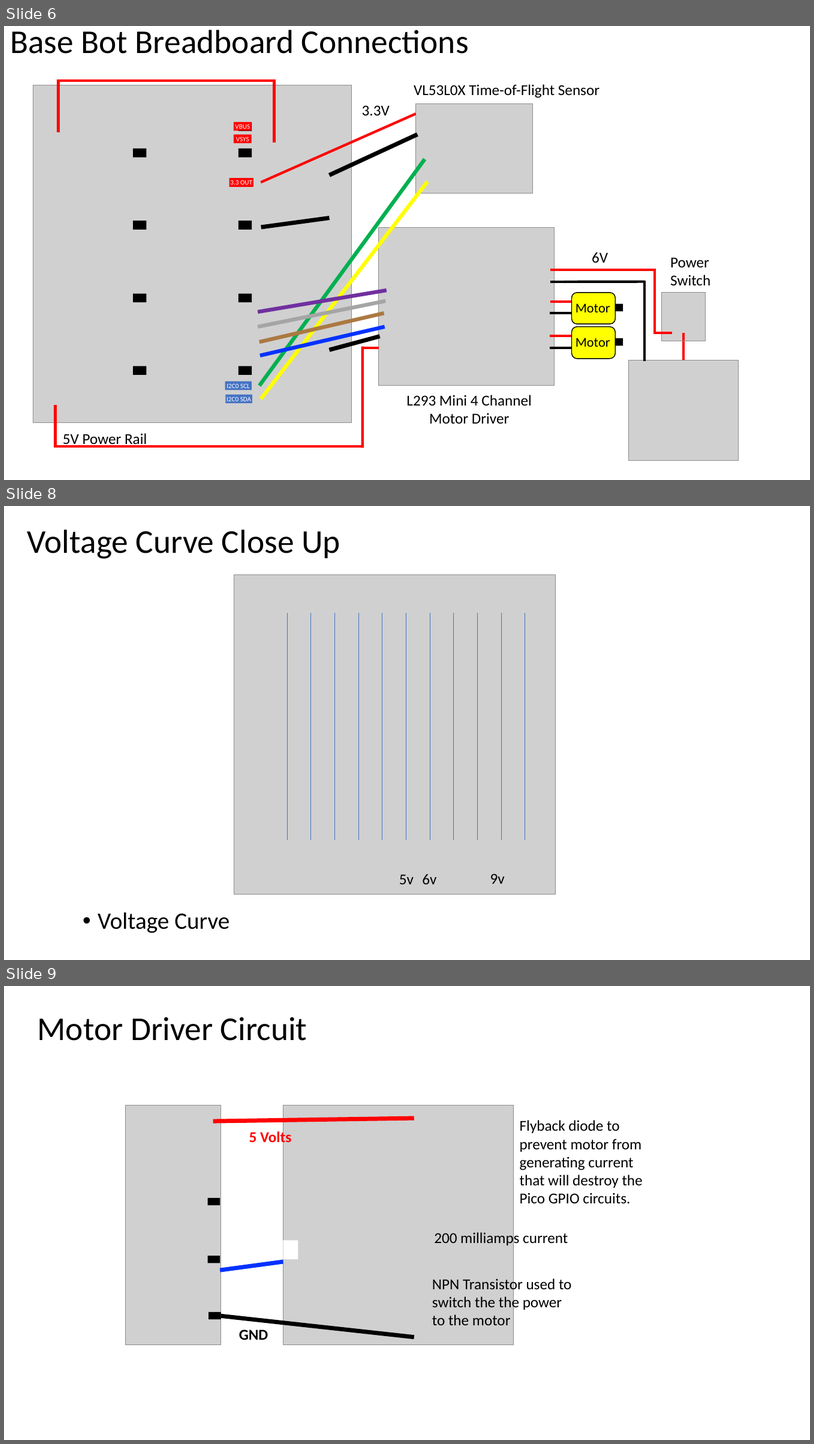
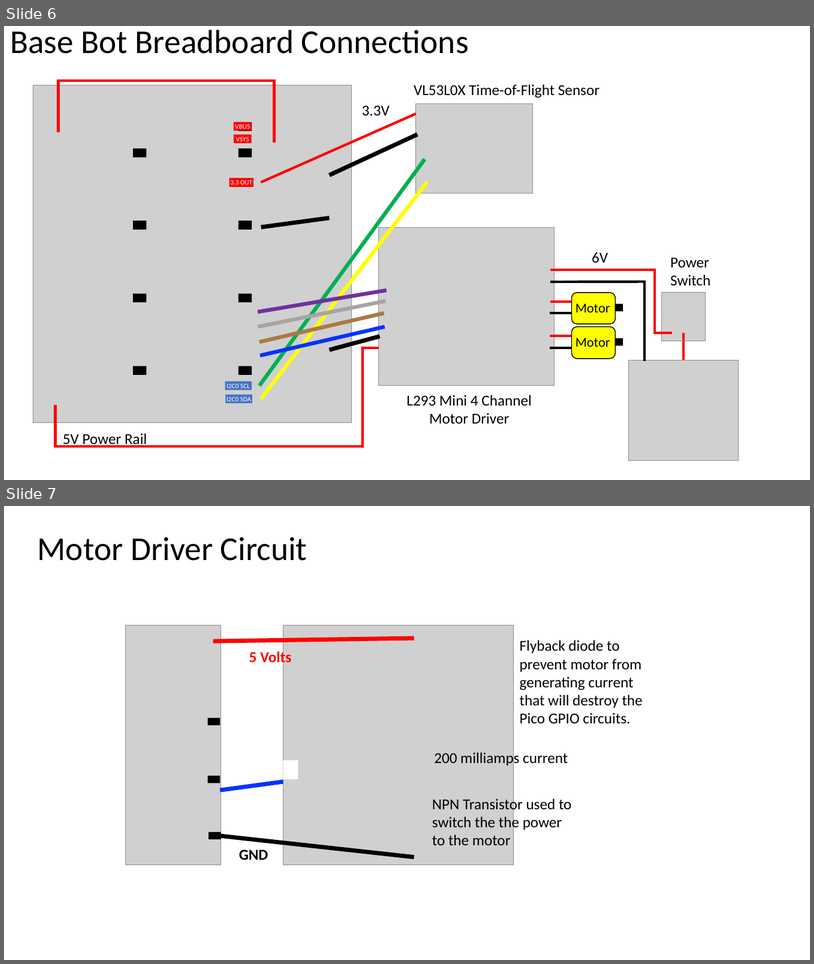
Before and after one commit to CoderDojoTC/micropython, a slide deck: docs/presentations/Circuit-Diagrams.pptx. Shown one above the other, each under a label of ours: slides 6, 8 and 9 before the commit, slides 6 and 7 after it; the slides between them are not shown. The pictures are 814x1444 and 814x964 pixels, drawn with LibreOffice and Linux fonts; fonts in the diff are those of the drawing; grey boxes stand for pictures. Boxes give left, top, right and bottom in pixels: in the first picture for what was removed or moved away, otherwise in the second. Text is boxed around its words. In the diff, an @@ line names an element or a change of style, - is before the commit and + after.

```diff
--- a/docs/presentations/Circuit-Diagrams.pptx
+++ b/docs/presentations/Circuit-Diagrams.pptx
@@ slide 8 removed at <box>4,506,810,960</box>, background #FFFFFF @@
@@ title removed at <box>27,529,341,559</box> @@
-Voltage Curve Close Up
@@ picture removed at <box>234,575,557,894</box> @@
@@ group removed at <box>287,613,525,840</box>: 11 lines @@
@@ text removed at <box>399,874,414,884</box> @@
-5v
@@ text removed at <box>422,874,437,884</box> @@
-6v
@@ text removed at <box>491,873,505,883</box> @@
-9v
@@ text removed at <box>98,912,230,933</box> @@
-• Voltage Curve
@@ what was slide 9 is now slide 7 @@
```
Also in this commit, not shown: 5 slides added, 4 other slides removed, 4 other files.
